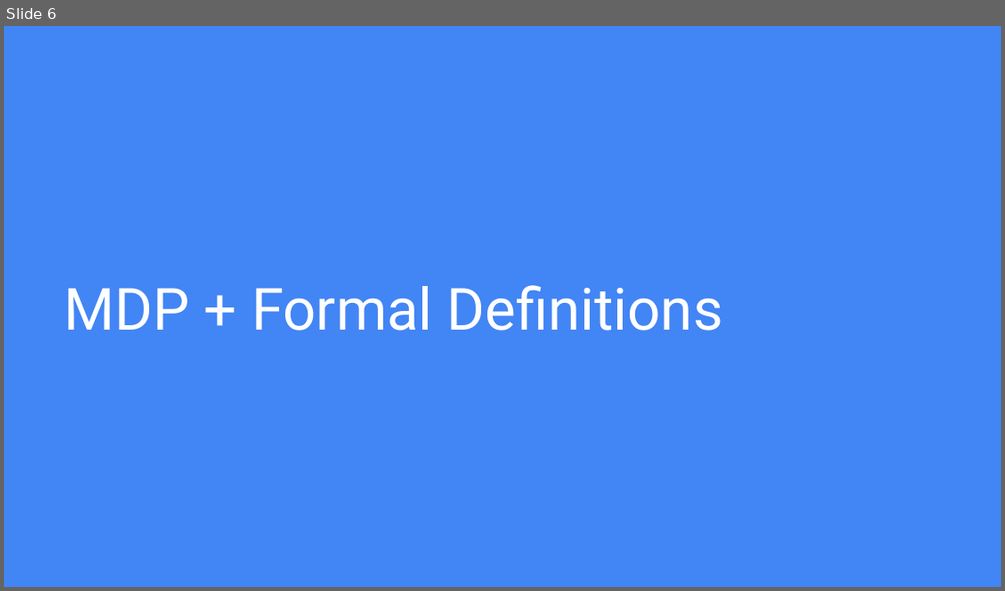
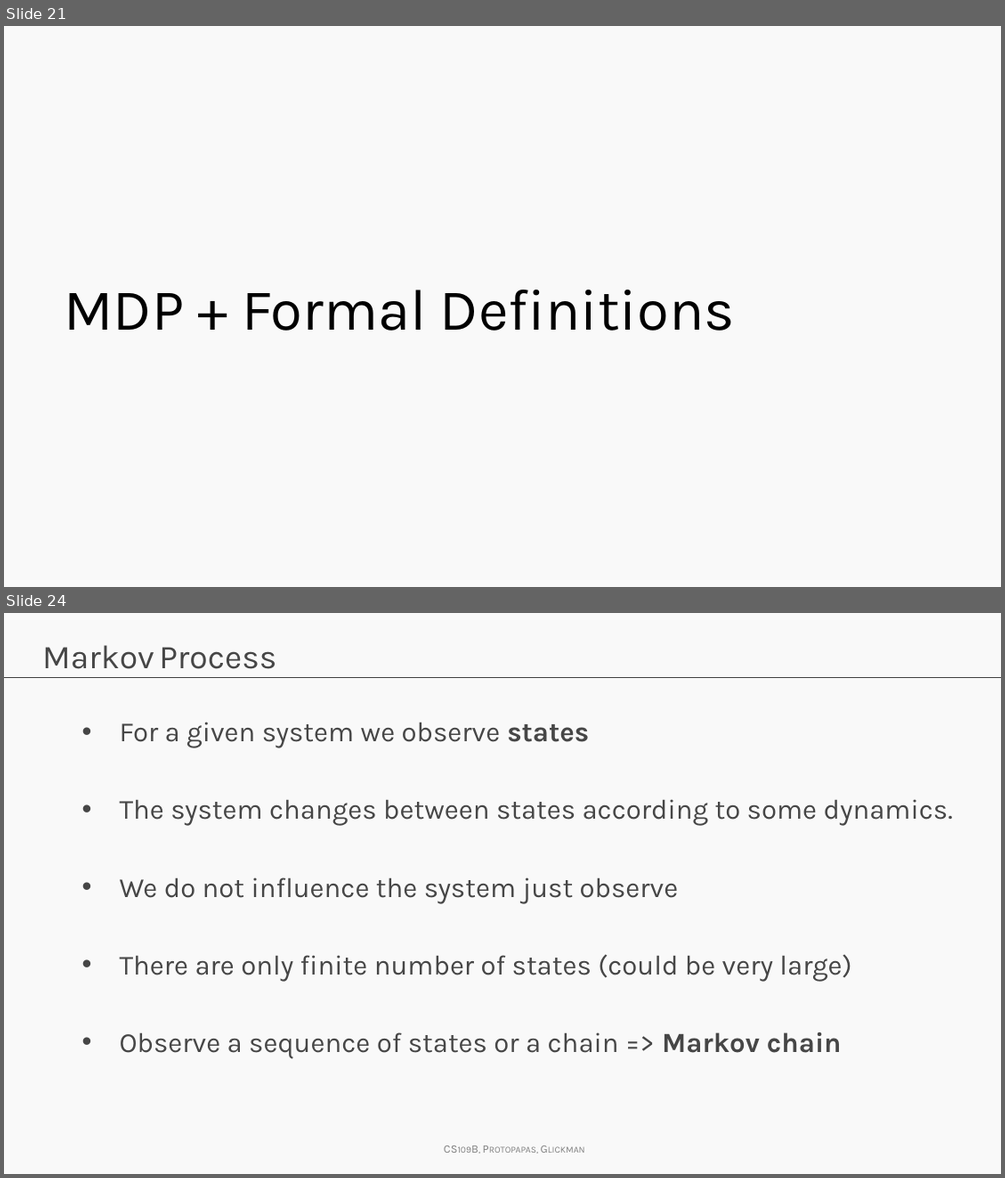
Before and after one commit to Harvard-IACS/2019-CS109B, a slide deck: docs/lectures/lecture14/presentation/cs109b_lecture14_RL.pptx. Shown one above the other, each under a label of ours: slide 6 before the commit, slides 21 and 24 after it; the slides between them are not shown. The pictures are 1005x591 and 1005x1178 pixels, drawn with LibreOffice and Linux fonts; fonts in the diff are those of the drawing; background and template pictures are left out. Boxes give left, top, right and bottom in pixels: in the first picture for what was removed or moved away, otherwise in the second. Text is boxed around its words. In the diff, an @@ line names an element or a change of style, - is before the commit and + after.

```diff
--- a/docs/lectures/lecture14/presentation/cs109b_lecture14_RL.pptx
+++ b/docs/lectures/lecture14/presentation/cs109b_lecture14_RL.pptx
@@ slide 24 added at <box>4,613,1001,1174</box>, background #F9F9F9 @@
@@ title added at <box>42,645,276,669</box>, 24 pt, text #464646 @@
+  Markov Process
@@ line added from (4, 678) to (1001, 678), #404040 0.75 pt @@
@@ text added at <box>120,722,953,1059</box>, 20 pt, text #464646 @@
+• For a given system we observe states
+• The system changes between states according to some dynamics.
+• We do not influence the system just observe
+• There are only finite number of states (could be very large)
+• Observe a sequence of states or a chain => Markov chain
@@ text added at <box>434,1136,602,1160</box>, 8.2 pt, text #808080, small capitals @@
+CS109B, Protopapas, Glickman
@@ what was slide 6 is now slide 21 @@
@@ slide 21 changed as well @@
@@ background #4285F4 to #F9F9F9 @@
@@ title "MDP + Formal Definitions" at <box>65,289,735,330</box>: font Roboto to Karla, text colour #FFFFFF to #000000 @@
```
Also in this commit, not shown: 11 other slides changed, 51 other slides added, 16 slides removed, 33 other files.
